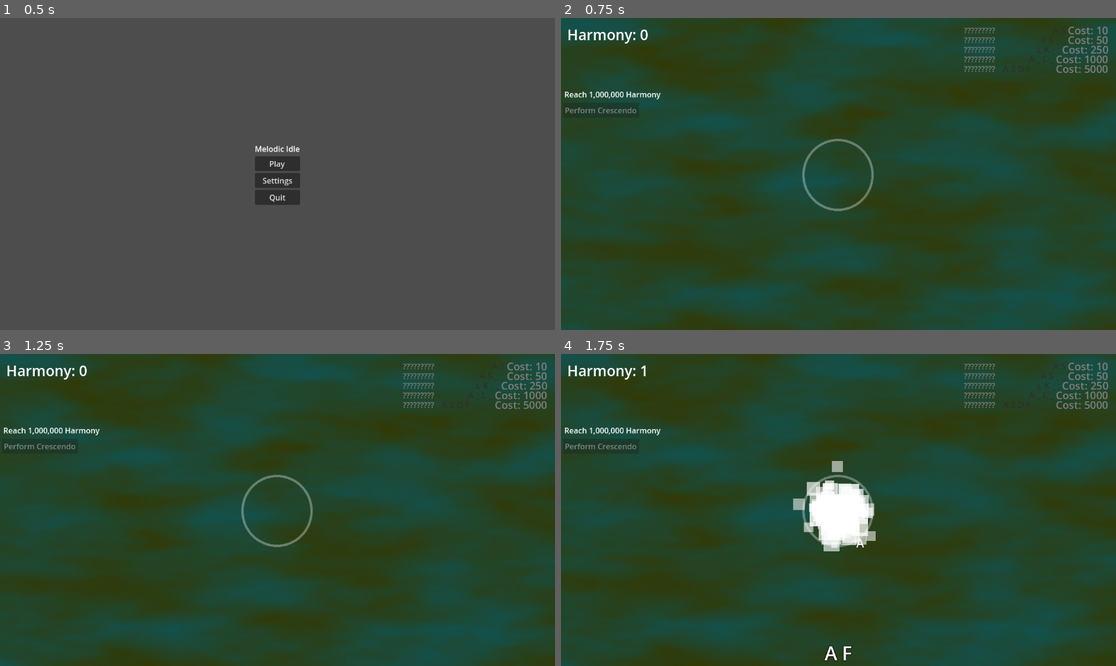
Above: before the commit, frames 1-4 (two rows, left to right).
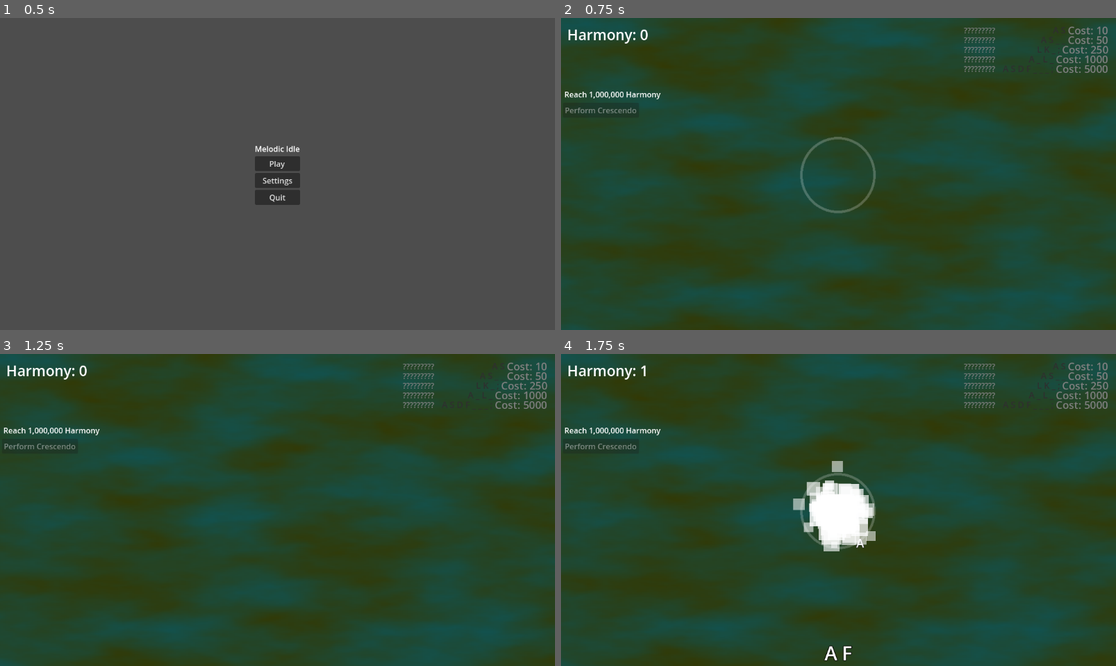
Above: after the commit, the same moments.

Repository: zKawaiiKittyz/Melodic-Idle
Game: Godot game, scene res://groups/scenes/main menu/main_menu.tscn
Two runs of this game, one before a commit and one after it. Both use one fixed random seed, a clock stepped at 60 frames per second and the inputs below.
Inputs:
- Up to frame 1 (0.5 s): no input
- Up to frame 2 (0.75 s): click "Play" at 0.5 s
- Up to frame 3 (1.25 s): no input
- Up to frame 4 (1.75 s): tap Enter at 1.25 s; tap A (A) at 1.35 s; tap F (F) at 1.55 s

Frame 1 is identical in both runs. In frame 2, 0.5% of the frame differs, in the area x 43-57%, y 38-63%; in frame 3, 0.3%; in frame 4, 0.4%.

Commit message:
Did a rythhm thing

Diff:
--- a/melodic-idle-mew/groups/scenes/main/main.gd
+++ b/melodic-idle-mew/groups/scenes/main/main.gd
@@ -39,6 +39,10 @@
 	set = set_harmony
 var total_mastery_points: int = 0
 var mastery_points_on_reset: int = 0
+#Rhythm var
+var beat_timer := Timer.new()
+var can_get_rhythm_bonus: bool = false
+var perfect_label_start_pos: Vector2
 
 @onready var harmony_label: Label = %HarmonyLabel
 @onready var keypress_particles: GPUParticles2D = %KeypressParticles
@@ -93,6 +97,14 @@
 
 	prestige_button.pressed.connect(_on_prestige_button_pressed)
 
+	#Rhythm Ready
+	beat_timer.name = "BeatTimer"
+	beat_timer.wait_time = 1.0
+	beat_timer.timeout.connect(_on_beat_timer_timeout)
+	add_child(beat_timer)
+	beat_timer.start()
+	perfect_label_start_pos = %PerfectLabel.position
+
 
 func _setup_harmony_label() -> void:
 	harmony_changed.connect(_update_harmony_label)
@@ -175,7 +187,13 @@
 
 
 func _add_to_sequence(key: Key) -> void:
+	#Gimme dat rhythm bonus
+	if can_get_rhythm_bonus:
+		harmony += harmony_per_second
+		_show_perfect_feedback()
+		can_get_rhythm_bonus = false
 	var key_string := OS.get_keycode_string(key)
+
 	_spawn_falling_note(key_string)
 
 	get_viewport().set_input_as_handled()
@@ -309,6 +327,24 @@
 	save_game()
 
 
+func _on_beat_timer_timeout() -> void:
+	can_get_rhythm_bonus = true
+
+	get_tree().create_timer(0.5).timeout.connect(
+		func(): can_get_rhythm_bonus = false
+		)
+
+func _show_perfect_feedback() -> void:
+	var perfect_label = %PerfectLabel
+	perfect_label.position = perfect_label_start_pos
+	perfect_label.show()
+	perfect_label.modulate.a = 1.0
+
+	var tween = create_tween()
+	tween.tween_property(perfect_label, "modulate:a", 0.0, 0.5)
+	tween.parallel().tween_property(perfect_label, "position:y", perfect_label.position.y - 30, 0.5)
+
+
 #endregion
 
 
--- a/melodic-idle-mew/groups/scenes/main/main.tscn
+++ b/melodic-idle-mew/groups/scenes/main/main.tscn
@@ -63,7 +63,46 @@
 scale_curve = SubResource("CurveTexture_lquwl")
 color_ramp = SubResource("GradientTexture1D_0wfyh")
 
-[sub_resource type="Animation" id="Animation_cqr6m"]
+[sub_resource type="Animation" id="Animation_bcsxq"]
+loop_mode = 1
+tracks/0/type = "value"
+tracks/0/imported = false
+tracks/0/enabled = true
+tracks/0/path = NodePath(".:scale")
+tracks/0/interp = 1
+tracks/0/loop_wrap = true
+tracks/0/keys = {
+"times": PackedFloat32Array(0, 1),
+"transitions": PackedFloat32Array(1, 1),
+"update": 0,
+"values": [Vector2(14.913, 15.1829), Vector2(20, 20.362)]
+}
+tracks/1/type = "value"
+tracks/1/imported = false
+tracks/1/enabled = true
+tracks/1/path = NodePath(".:position")
+tracks/1/interp = 1
+tracks/1/loop_wrap = true
+tracks/1/keys = {
+"times": PackedFloat32Array(0, 1),
+"transitions": PackedFloat32Array(1, 1),
+"update": 0,
+"values": [Vector2(-280, -319), Vector2(-374, -429)]
+}
+tracks/2/type = "value"
+tracks/2/imported = false
+tracks/2/enabled = true
+tracks/2/path = NodePath(".:modulate")
+tracks/2/interp = 1
+tracks/2/loop_wrap = true
+tracks/2/keys = {
+"times": PackedFloat32Array(0, 0.5, 1),
+"transitions": PackedFloat32Array(1, 1, 1),
+"update": 0,
+"values": [Color(1, 1, 1, 0.329412), Color(1, 1, 1, 0), Color(1, 1, 1, 0)]
+}
+
+[sub_resource type="Animation" id="Animation_s1l1a"]
 resource_name = "pulse"
 loop_mode = 1
 tracks/0/type = "value"
@@ -76,7 +115,7 @@
 "times": PackedFloat32Array(0, 1),
 "transitions": PackedFloat32Array(1, 1),
 "update": 0,
-"values": [Vector2(14.913, 15.1829), Vector2(30, 30.543)]
+"values": [Vector2(14.913, 15.1829), Vector2(20, 20.362)]
 }
 tracks/1/type = "value"
 tracks/1/imported = false
@@ -88,40 +127,25 @@
 "times": PackedFloat32Array(0, 1),
 "transitions": PackedFloat32Array(1, 1),
 "update": 0,
-"values": [Vector2(-280, -319), Vector2(-561, -649)]
-}
-
-[sub_resource type="Animation" id="Animation_bcsxq"]
-length = 0.001
-tracks/0/type = "value"
-tracks/0/imported = false
-tracks/0/enabled = true
-tracks/0/path = NodePath(".:scale")
-tracks/0/interp = 1
-tracks/0/loop_wrap = true
-tracks/0/keys = {
-"times": PackedFloat32Array(0),
-"transitions": PackedFloat32Array(1),
-"update": 0,
-"values": [Vector2(14.913, 15.1829)]
-}
-tracks/1/type = "value"
-tracks/1/imported = false
-tracks/1/enabled = true
-tracks/1/path = NodePath(".:position")
-tracks/1/interp = 1
-tracks/1/loop_wrap = true
-tracks/1/keys = {
-"times": PackedFloat32Array(0),
-"transitions": PackedFloat32Array(1),
-"update": 0,
-"values": [Vector2(-280, -319)]
+"values": [Vector2(-280, -319), Vector2(-374, -429)]
+}
+tracks/2/type = "value"
+tracks/2/imported = false
+tracks/2/enabled = true
+tracks/2/path = NodePath(".:modulate")
+tracks/2/interp = 1
+tracks/2/loop_wrap = true
+tracks/2/keys = {
+"times": PackedFloat32Array(0, 0.5, 1),
+"transitions": PackedFloat32Array(1, 1, 1),
+"update": 0,
+"values": [Color(1, 1, 1, 0.329412), Color(1, 1, 1, 0), Color(1, 1, 1, 0)]
 }
 
 [sub_resource type="AnimationLibrary" id="AnimationLibrary_qdryv"]
 _data = {
 &"RESET": SubResource("Animation_bcsxq"),
-&"pulse": SubResource("Animation_cqr6m")
+&"pulse": SubResource("Animation_s1l1a")
 }
 
 [sub_resource type="RectangleShape2D" id="RectangleShape2D_u2crk"]
@@ -225,6 +249,26 @@
 libraries = {
 &"": SubResource("AnimationLibrary_qdryv")
 }
+autoplay = "pulse"
+
+[node name="PerfectLabel" type="Label" parent="CanvasLayer/CenterScreen"]
+unique_name_in_owner = true
+visible = false
+layout_mode = 1
+anchors_preset = 8
+anchor_left = 0.5
+anchor_top = 0.5
+anchor_right = 0.5
+anchor_bottom = 0.5
+offset_left = -65.0
+offset_top = -24.5
+offset_right = 65.0
+offset_bottom = 24.5
+grow_horizontal = 2
+grow_vertical = 2
+theme_override_colors/font_color = Color(1, 1, 0, 1)
+theme_override_font_sizes/font_size = 35
+text = "Perfect!"
 
 [node name="UpgradesDisplay" type="VBoxContainer" parent="CanvasLayer"]
 unique_name_in_owner = true
